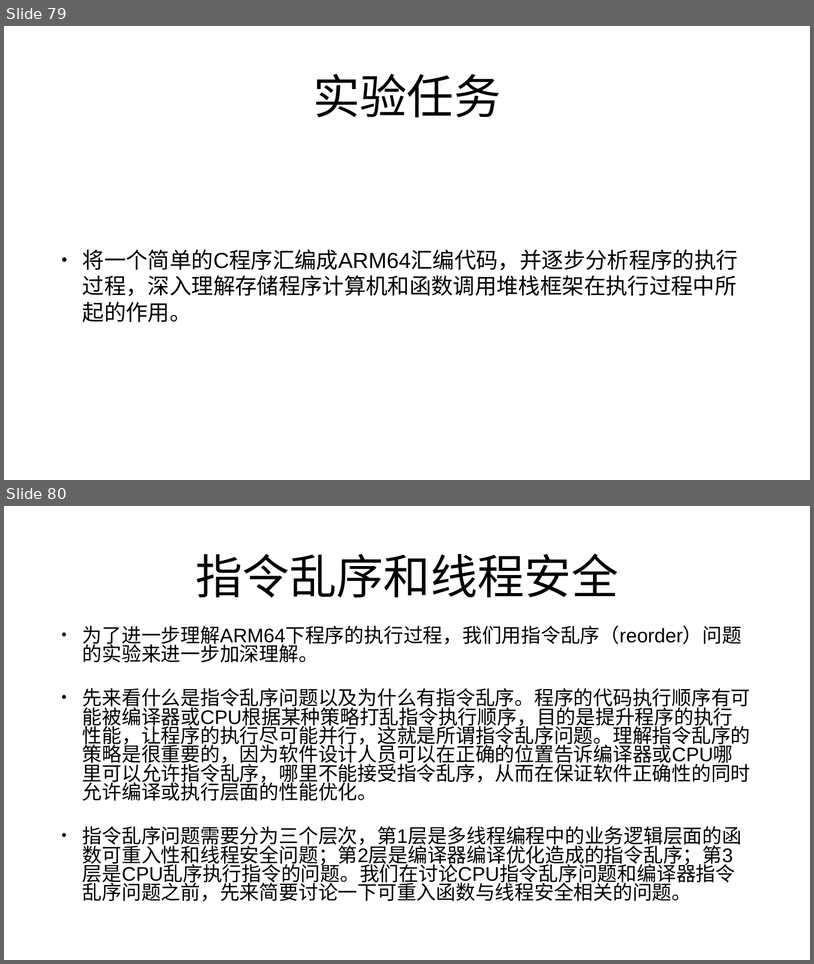
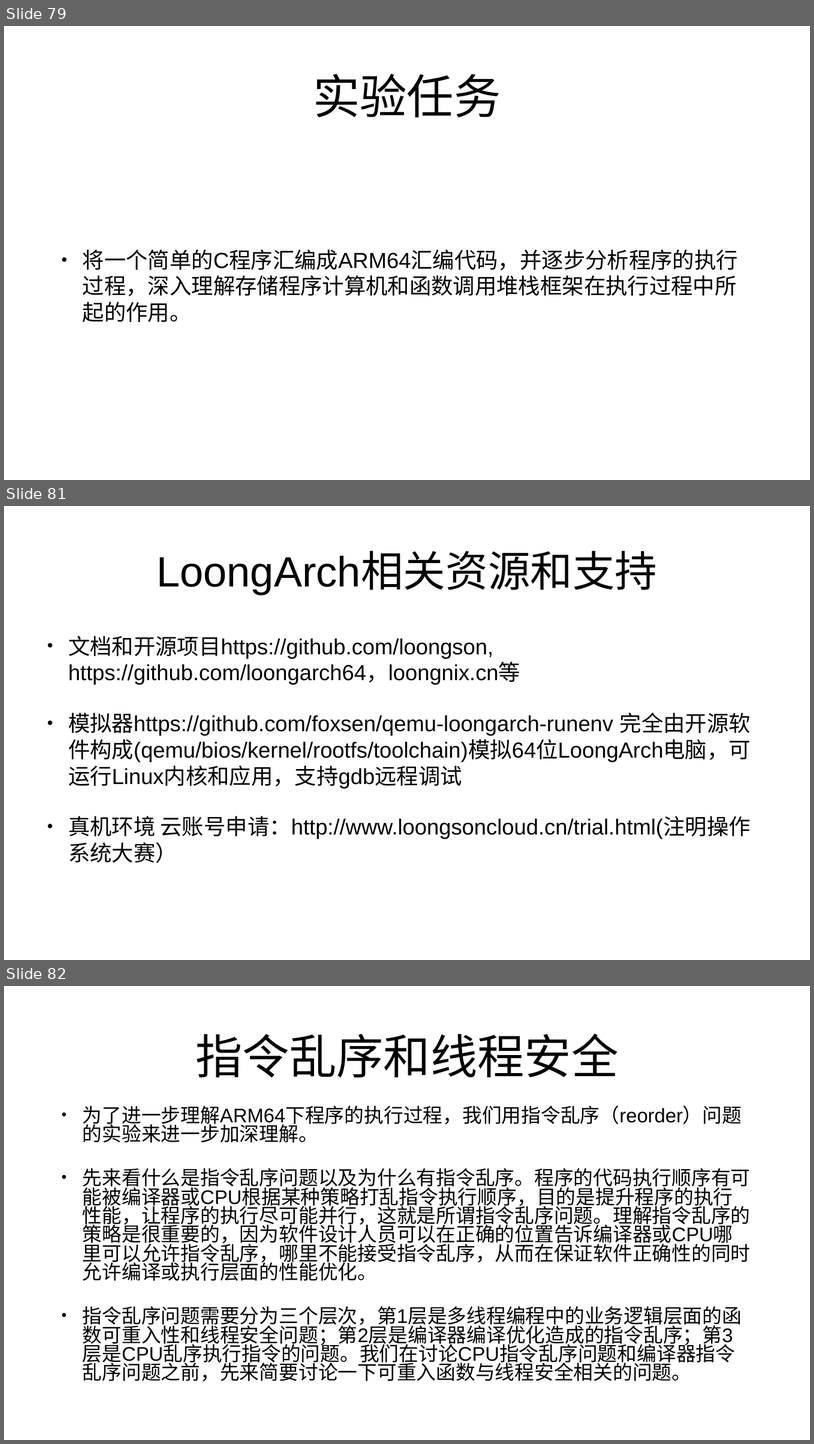
Before and after one commit to mengning/linuxkernel, a slide deck: ppt/2-计算机系统的基本工作原理.pptx. Shown one above the other, each under a label of ours: slides 79 and 80 before the commit, slides 79, 81 and 82 after it; the slides between them are not shown. The pictures are 814x964 and 814x1444 pixels, drawn with LibreOffice and Linux fonts; fonts in the diff are those of the drawing. Boxes give left, top, right and bottom in pixels: in the first picture for what was removed or moved away, otherwise in the second. Text is boxed around its words. In the diff, an @@ line names an element or a change of style, - is before the commit and + after.

Commit message:
add lab risc-v & loongarch

```diff
--- a/ppt/2-计算机系统的基本工作原理.pptx
+++ b/ppt/2-计算机系统的基本工作原理.pptx
@@ slide 81 added at <box>4,506,810,960</box>, background #FFFFFF @@
@@ title added at <box>156,552,657,594</box>, 100.8 pt, text #000000 @@
+LoongArch相关资源和支持
@@ text added at <box>68,636,751,863</box>, 52 pt, text #000000 @@
+• 文档和开源项目https://github.com/loongson, https://github.com/loongarch64，loongnix.cn等
+• 模拟器https://github.com/foxsen/qemu-loongarch-runenv 完全由开源软件构成(qemu/bios/kernel/rootfs/toolchain)模拟64位LoongArch电脑，可运行Linux内核和应用，支持gdb远程调试
+• 真机环境 云账号申请：http://www.loongsoncloud.cn/trial.html(注明操作系统大赛）
@@ what was slide 80 is now slide 82 @@
```
Also in this commit, not shown: 1 other slide added, 1 other file.
